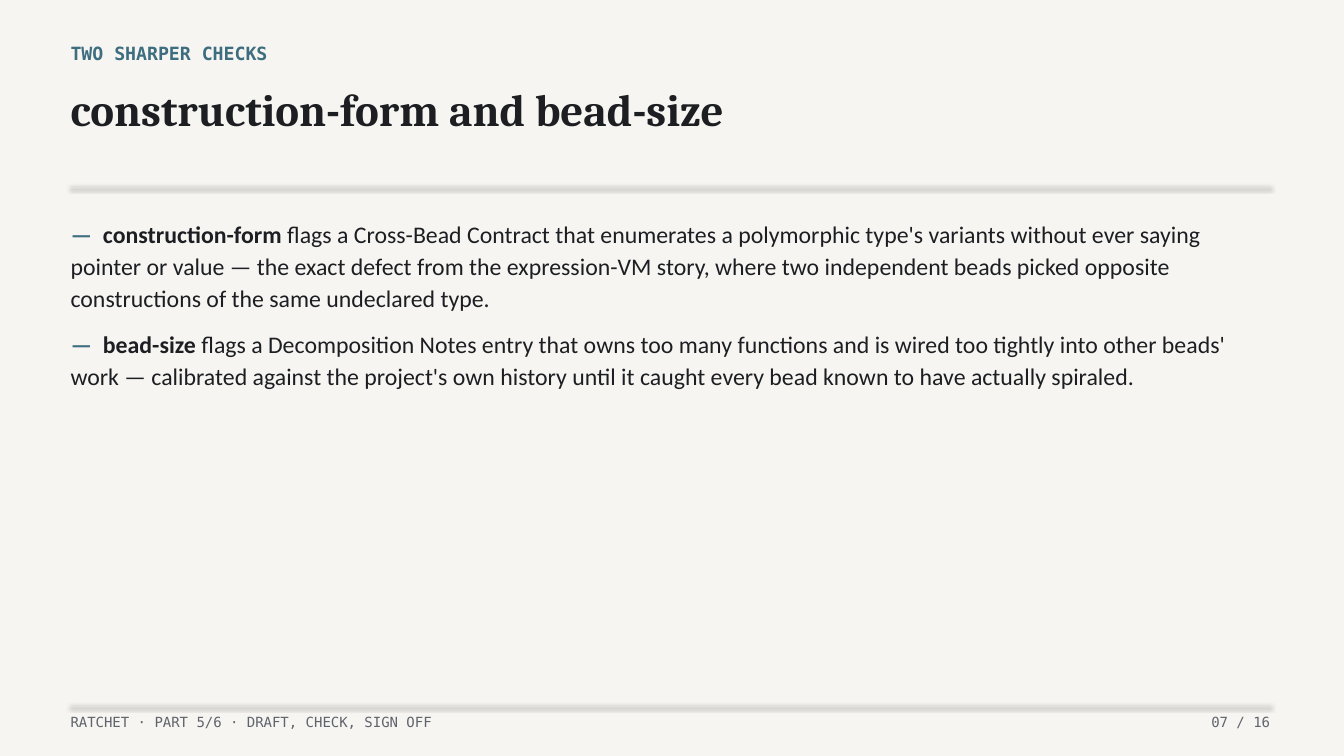
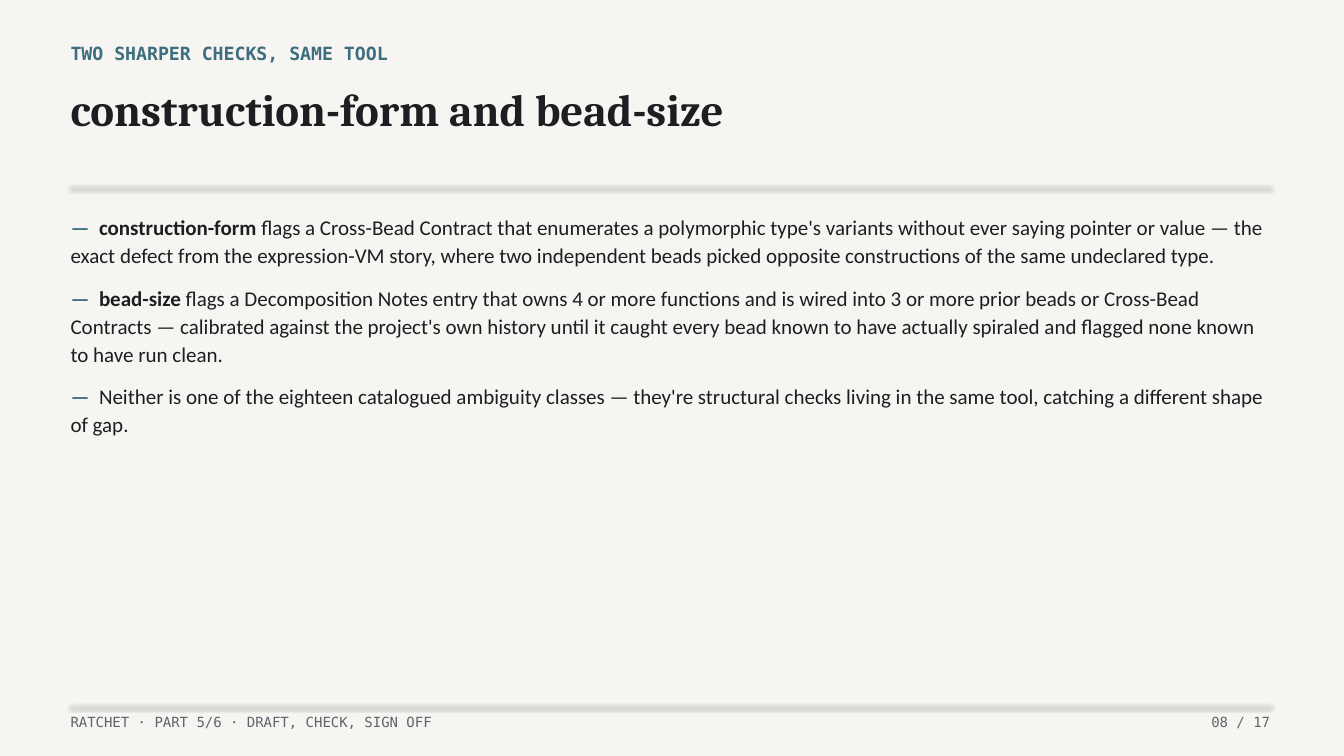
Before and after one commit to lehmann314159/ratchet, a slide deck: slide 8 of writing/decks/05-draft-check-sign-off.pptx (slide 7 before the commit). Drawn at 1344x756 pixels with LibreOffice and Linux fonts; fonts in the diff are those of the drawing. Boxes give left, top, right and bottom in pixels: in the first picture for what was removed or moved away, otherwise in the second. Text is boxed around its words. In the diff, an @@ line names an element or a change of style, - is before the commit and + after.

```diff
--- a/writing/decks/05-draft-check-sign-off.pptx
+++ b/writing/decks/05-draft-check-sign-off.pptx
@@ text at bbox=[71, 46, 388, 63]: text changed @@
-TWO SHARPER CHECKS
+TWO SHARPER CHECKS, SAME TOOL
@@ text at bbox=[71, 220, 1262, 267]: size 17 to 15 pt in "— construction-form flags a Cross-Bead Contract that ..." @@
@@ text at bbox=[71, 291, 1263, 436]: text changed; size 17 to 15 pt @@
-— bead-size flags a Decomposition Notes entry that owns too many functions and is wired too tightly into other beads' work — calibrated against the project's own history until it caught every bead known to have actually spiraled.
+— bead-size flags a Decomposition Notes entry that owns 4 or more functions and is wired into 3 or more prior beads or Cross-Bead Contracts — calibrated against the project's own history until it caught every bead known to have actually spiraled and flagged none known to have run clean.
+— Neither is one of the eighteen catalogued ambiguity classes — they're structural checks living in the same tool, catching a different shape of gap.
@@ text at bbox=[1211, 716, 1270, 727]: text changed @@
-07 / 16
+08 / 17
```
Also in this commit, not shown: 13 other slides changed, 1 slide added, 1 other file.
